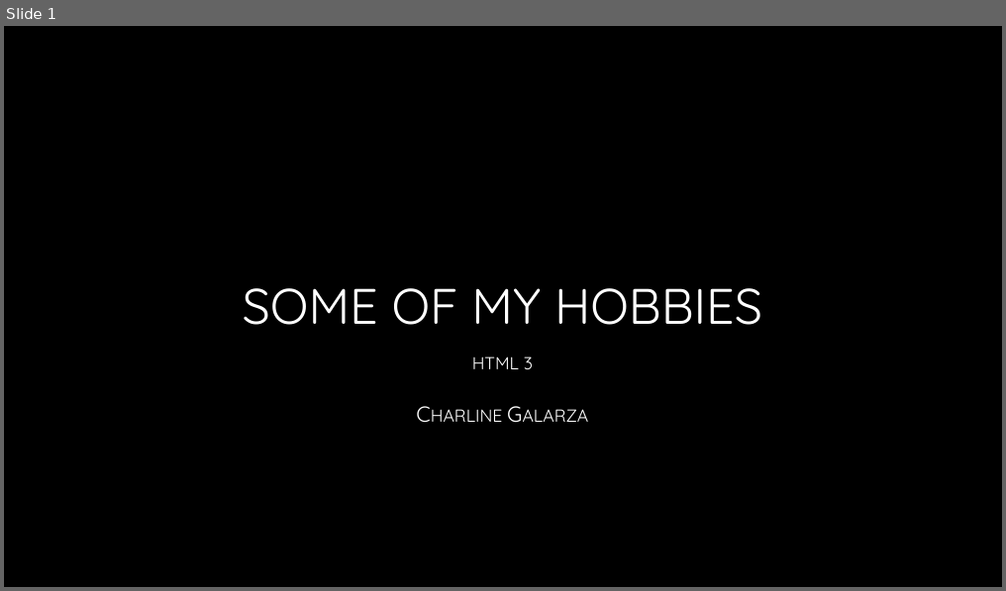
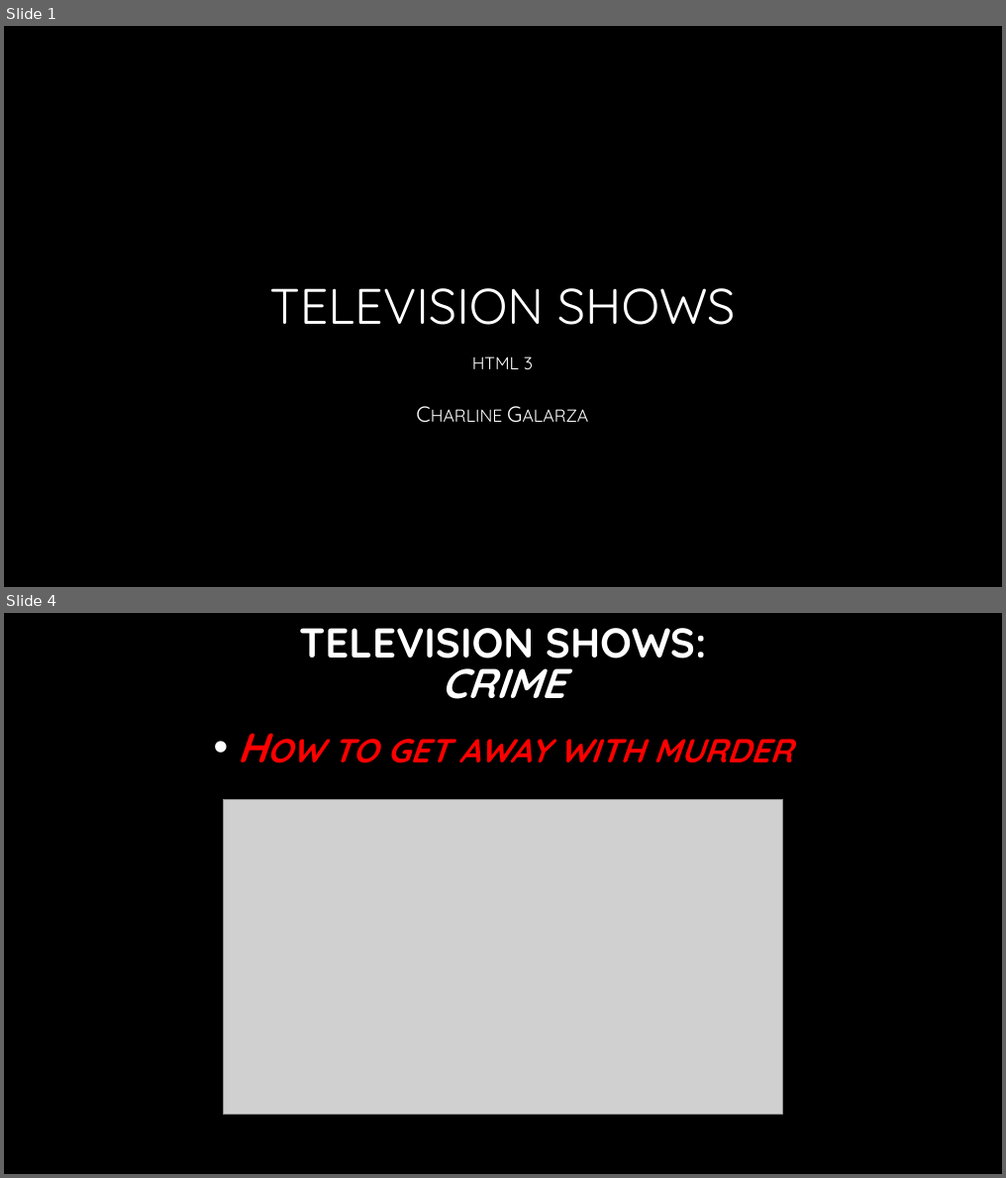
Before and after one commit to thecharla90/html3, a slide deck: assets/files/Presentation.pptx. Shown one above the other, each under a label of ours: slide 1 before the commit, slides 1 and 4 after it; the slides between them are not shown. The pictures are 1006x591 and 1006x1178 pixels, drawn with LibreOffice and Linux fonts; fonts in the diff are those of the drawing; grey boxes stand for pictures; background and template pictures are left out. Boxes give left, top, right and bottom in pixels: in the first picture for what was removed or moved away, otherwise in the second. Text is boxed around its words. In the diff, an @@ line names an element or a change of style, - is before the commit and + after.

```diff
--- a/assets/files/Presentation.pptx
+++ b/assets/files/Presentation.pptx
@@ slide 4 added at <box>4,613,1002,1174</box>, background picture (left out) @@
@@ title added at <box>299,628,707,659</box>, 40 pt, text gradient #FFFFFF to #A6A6A6, bold @@
+TELEVISION SHOWS:
@@ text added at <box>441,653,564,699</box>, 40 pt, text gradient #FFFFFF to #A6A6A6, bold, italic @@
+CRIME
@@ text added at <box>333,739,792,763</box>, 40 pt, text #FF0000, bold, italic, small capitals @@
+• How to get away with murder
@@ picture added at <box>224,799,782,1114</box> @@
@@ slide 1 changed as well @@
@@ title at <box>269,288,735,325</box>: text changed @@
-SOME OF MY HOBBIES
+TELEVISION SHOWS
```
Also in this commit, not shown: 5 other slides added, 1 slide removed, 15 other files.
